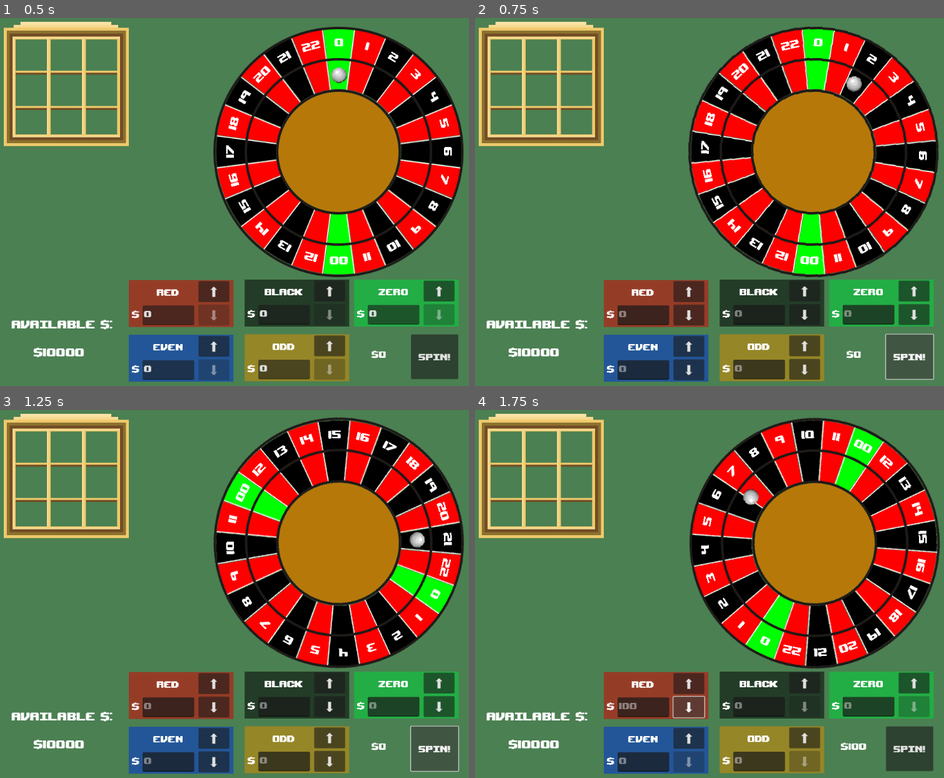
Above: before the commit, frames 1-4 (two rows, left to right).
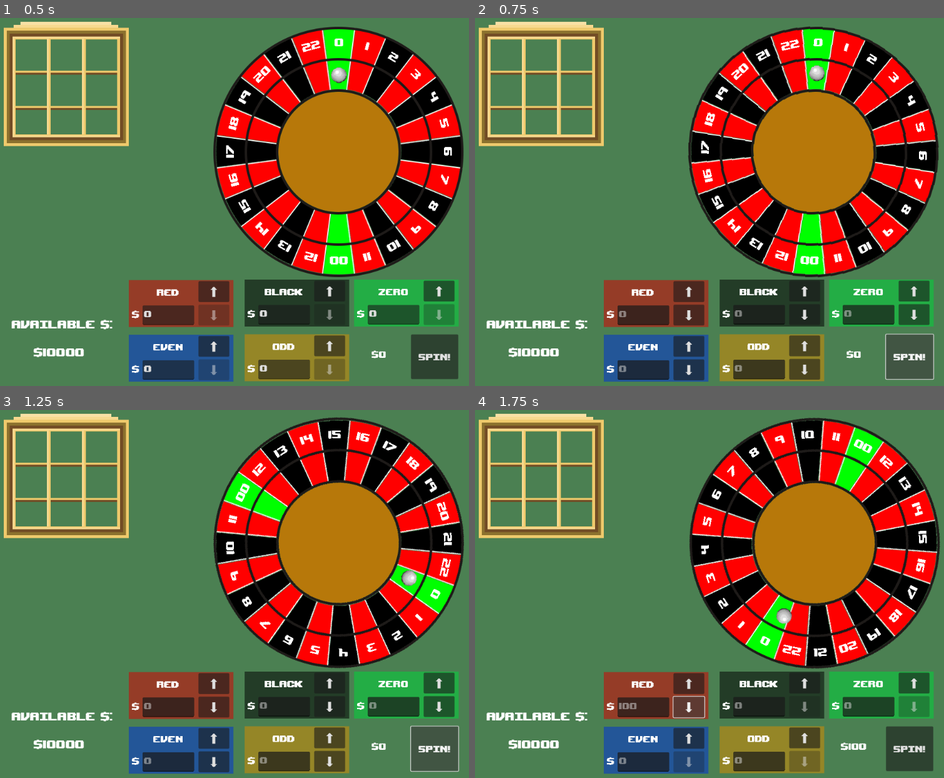
Above: after the commit, the same moments.

Repository: RossRKK/gmtk-game-jam-2025
Game: Godot game, scene res://scenes/roulette_scene.tscn
Same seed, same stepped clock (60 frames per second), same inputs: the game is played once before the commit and once after it.
Inputs:
- Up to frame 1 (0.5 s): no input
- Up to frame 2 (0.75 s): click "Spin!" at 0.5 s
- Up to frame 3 (1.25 s): no input
- Up to frame 4 (1.75 s): click "⬇" at 1.25 s

Frame 1 is identical in both runs. In frame 2, 0.2% of the frame differs, in the area x 71-83%, y 12-21%; in frame 3, 0.2%; in frame 4, 0.2%.

Commit message:
Adjusted ball animation curve and logic

Diff:
--- a/scenes/roulette_wheel.tscn
+++ b/scenes/roulette_wheel.tscn
@@ -8,8 +8,7 @@
 [ext_resource type="Texture2D" uid="uid://do22dud8xpk4i" path="res://assets/png/ball_base.png" id="5_61irv"]
 
 [sub_resource type="Curve" id="Curve_tesrp"]
-_limits = [0.99, 1.5, 0.0, 1.0]
-_data = [Vector2(0, 1.5), 0.0, 0.0, 0, 0, Vector2(0.473545, 1.19049), -0.888012, -0.888012, 0, 0, Vector2(1, 0.99), -0.652687, 0.0, 0, 0]
+_data = [Vector2(0, 0), -0.0104387, -0.0104387, 0, 0, Vector2(0.886243, 1), 0.761001, 0.761001, 0, 0, Vector2(1, 1), 0.0, 0.0, 0, 0]
 point_count = 3
 
 [sub_resource type="SpriteFrames" id="SpriteFrames_cjovd"]
--- a/scripts/roulette_wheel/roulette_wheel.gd
+++ b/scripts/roulette_wheel/roulette_wheel.gd
@@ -23,6 +23,7 @@
 
 var result_segment: Segment
 var target_rotation: float = 0.
+var ball_initial_roation: float
 
 func _start_spin(bs: Array[Bet]) -> void:
 	bets = bs
@@ -32,6 +33,8 @@
 	spin_sfx.play()
 
 	result_segment = segment_handler.random_segment()
+
+	var ball_initial_roation = $BallSprite.position.angle()
 
 	target_rotation = Segment.get_roation_for_index(result_segment.index)
 
@@ -62,7 +65,4 @@
 		self.position.x += sin(normalised_time * wobble_frequency * PI) * speed_at_time * wobble_amplitude
 		self.position.y += cos(normalised_time * wobble_frequency * PI) * speed_at_time * wobble_amplitude
 
-		var ball_speed_at_time = ball_curve.sample(normalised_time)
-		var target_speed = (ball_speed_at_time * normalised_time) + (speed_at_time * (1 - normalised_time))
-
-		$BallSprite.position = Vector2.UP.rotated(target_rotation * target_speed) * 160
+		$BallSprite.position = Vector2.UP.rotated(lerp_angle(ball_initial_roation, target_rotation, ball_curve.sample(normalised_time))) * 160
